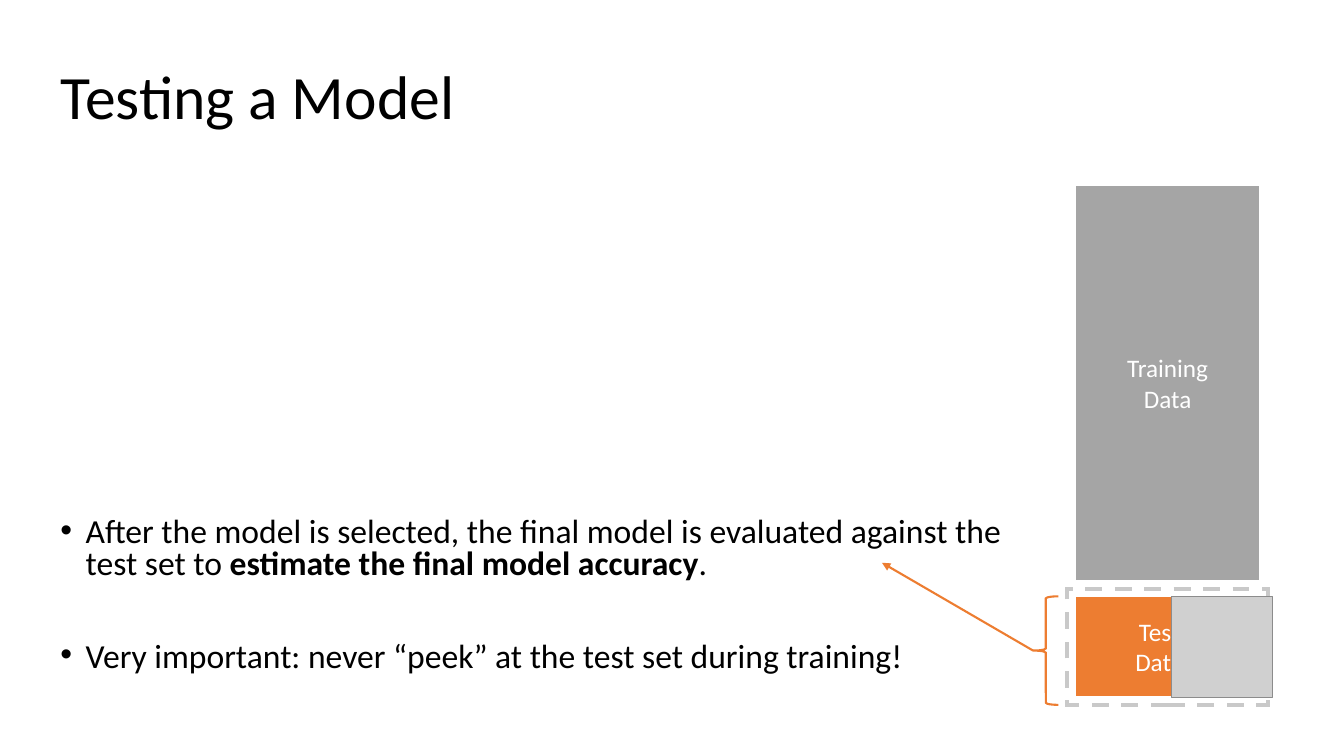
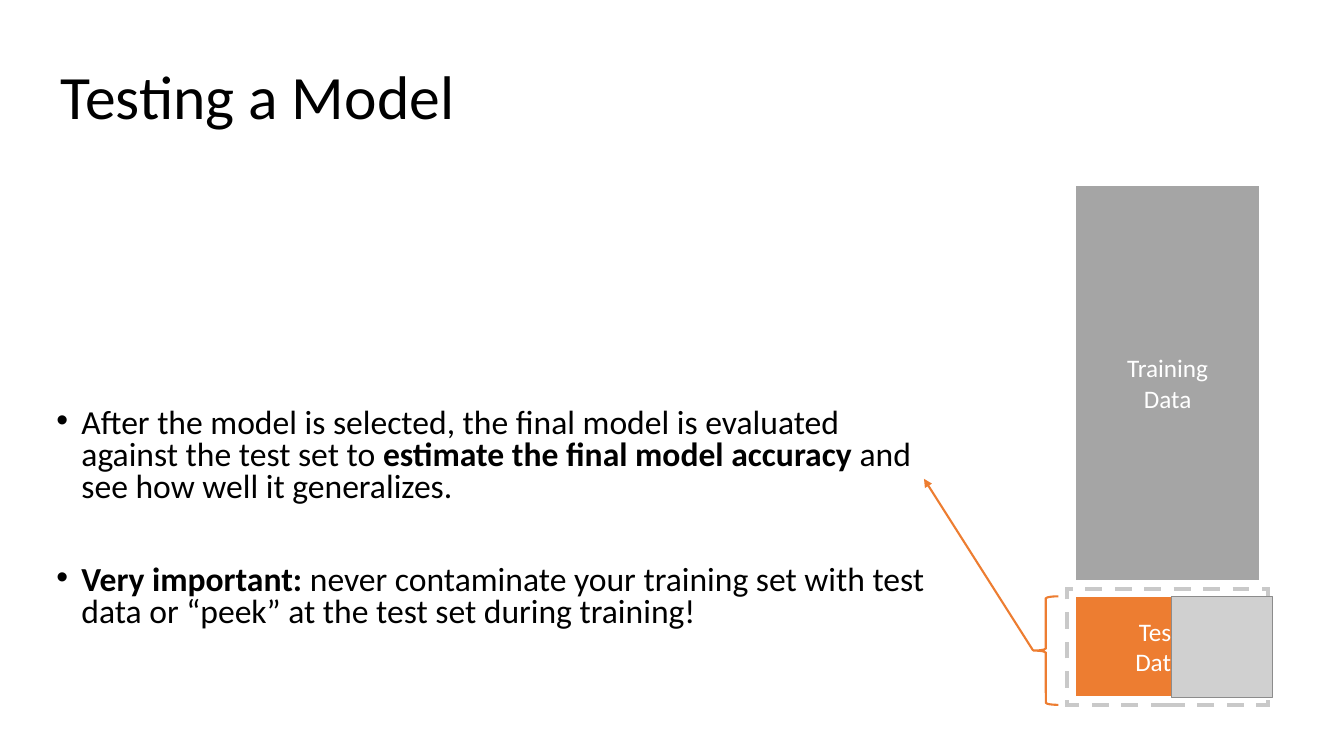
Before and after one commit to mhahsler/CS7320-AI, a slide deck: slide 22 of slides/19_ML_intro.pptx (slide 21 before the commit). Drawn at 1344x756 pixels with LibreOffice and Linux fonts; fonts in the diff are those of the drawing; grey boxes stand for pictures. Boxes give left, top, right and bottom in pixels: in the first picture for what was removed or moved away, otherwise in the second. Text is boxed around its words. In the diff, an @@ line names an element or a change of style, - is before the commit and + after.

```diff
--- a/slides/19_ML_intro.pptx
+++ b/slides/19_ML_intro.pptx
@@ text at (81,410,925,629): text changed @@
-• After the model is selected, the final model is evaluated against the test set to estimate the final model accuracy.
-• Very important: never “peek” at the test set during training!
+• After the model is selected, the final model is evaluated against the test set to estimate the final model accuracy and see how well it generalizes.
+• Very important: never contaminate your training set with test data or “peek” at the test set during training!
@@ arrow moved from (1033, 650) - (882, 563) to (1033, 650) - (925, 479) @@
```
Also in this commit, not shown: 13 other slides changed, 1 slide added, 1 other file.
